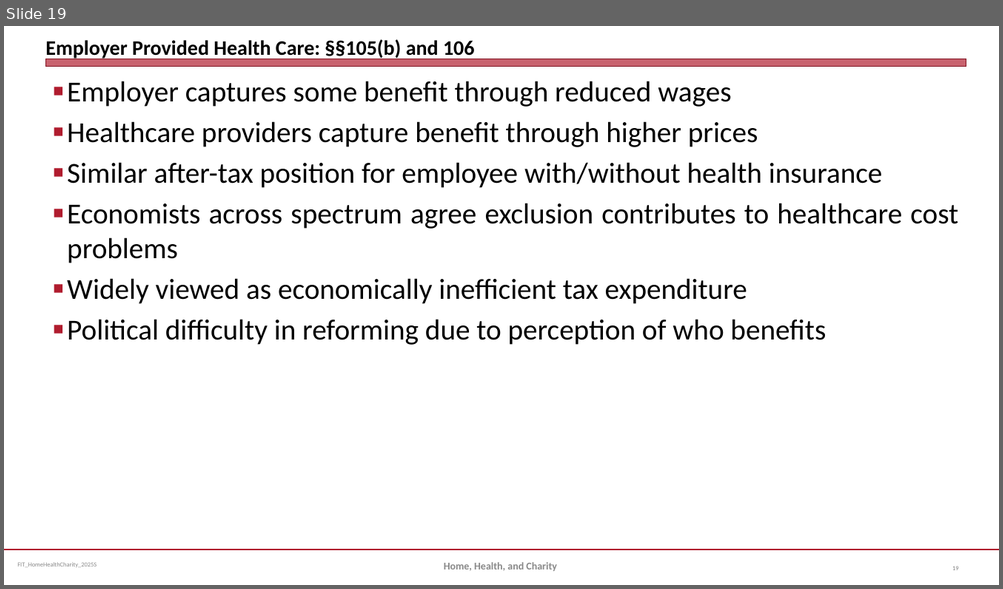
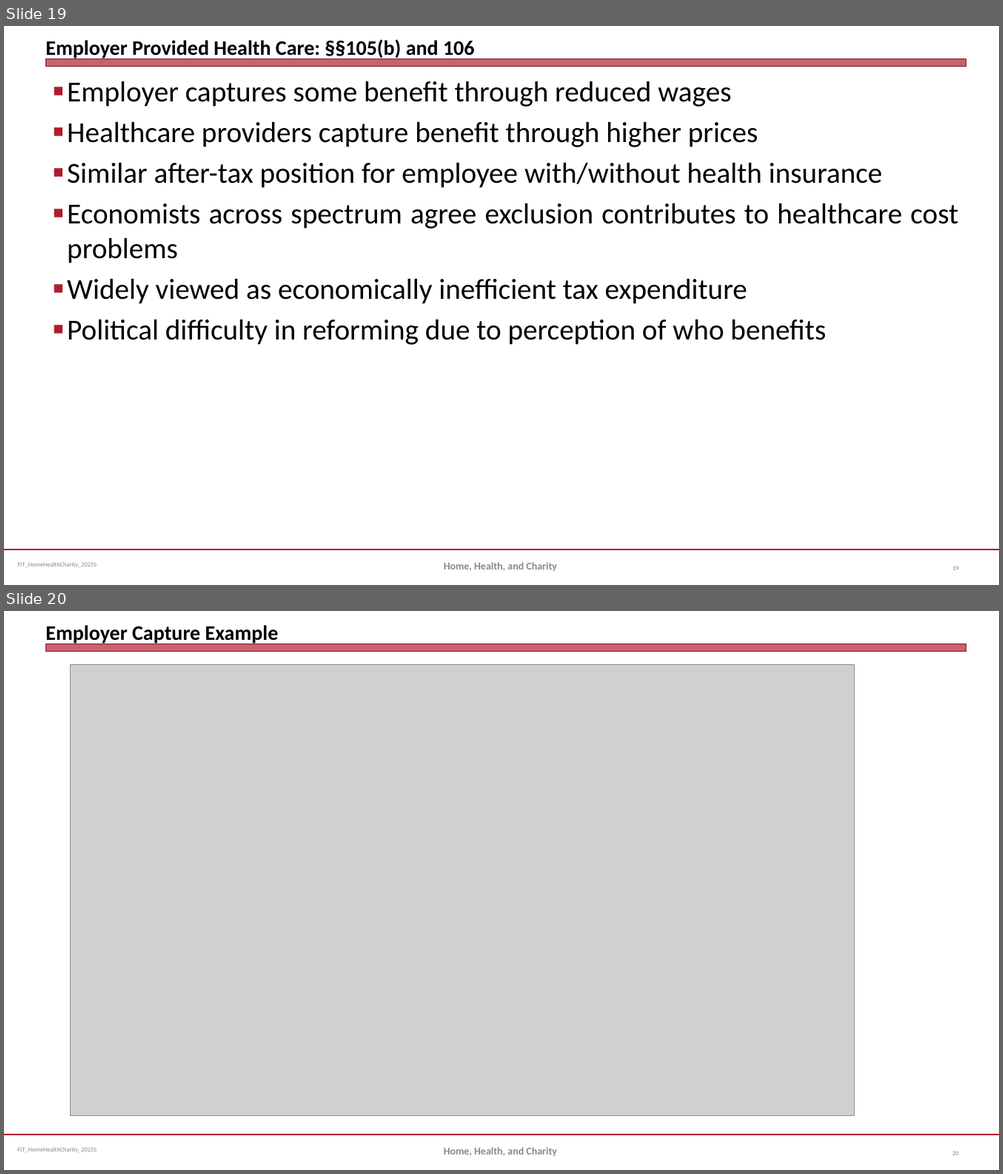
Before and after one commit to jmc877/Fed-Income-Tax, a slide deck: slides/FIT_HomeHealthCharity_2025S.pptx. Shown one above the other, each under a label of ours: slide 19 before the commit, slides 19 and 20 after it. The pictures are 1003x589 and 1003x1174 pixels, drawn with LibreOffice and Linux fonts; fonts in the diff are those of the drawing; grey boxes stand for pictures. Boxes give left, top, right and bottom in pixels: in the first picture for what was removed or moved away, otherwise in the second. Text is boxed around its words. In the diff, an @@ line names an element or a change of style, - is before the commit and + after.

```diff
--- a/slides/FIT_HomeHealthCharity_2025S.pptx
+++ b/slides/FIT_HomeHealthCharity_2025S.pptx
@@ slide 20 added at bbox=[4, 611, 999, 1170], background #FFFFFF; not listed: 3 template elements that a slide beside it also shows @@
@@ title added at bbox=[45, 625, 279, 645], 20 pt, text #000000, bold @@
+Employer Capture Example
@@ picture added at bbox=[71, 665, 854, 1117] @@
@@ text added at bbox=[444, 1147, 557, 1156], 10 pt, text #898989, bold @@
+Home, Health, and Charity
@@ page number added at bbox=[952, 1151, 959, 1156], 6 pt, text #808080 @@
+20
```
Also in this commit, not shown: 1 slide changed.
